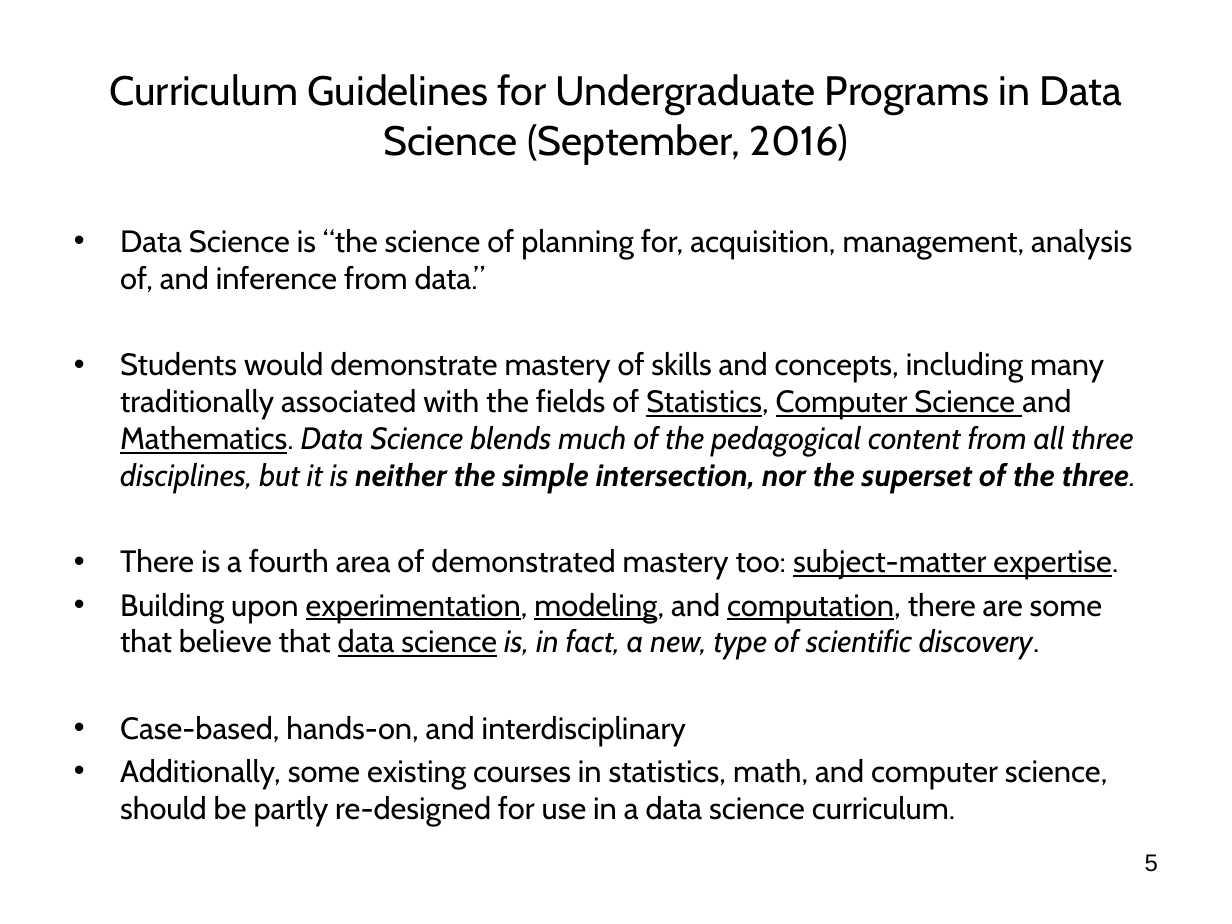
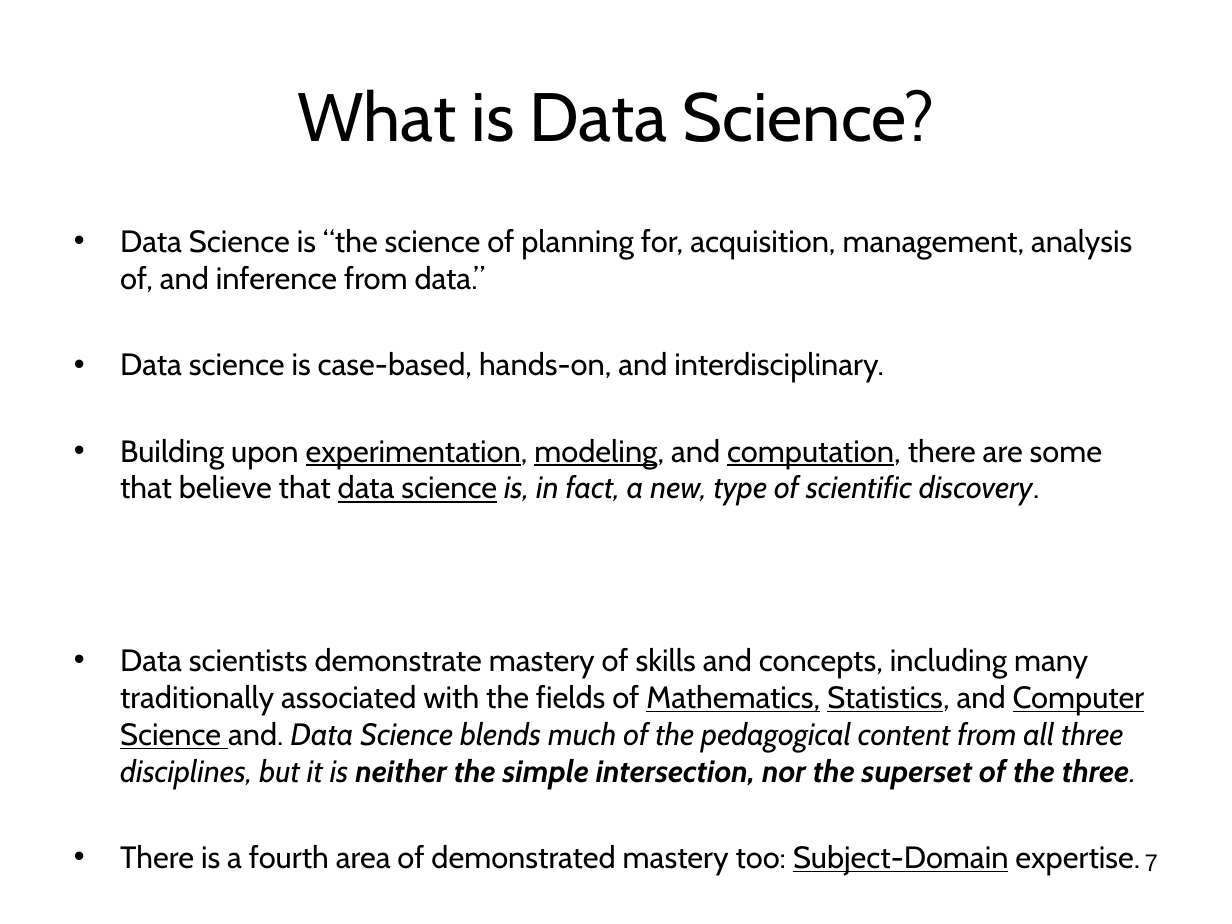
Before and after one commit to wsphd/datajam2018, a slide deck: slide 7 of dj2018.odp (slide 5 before the commit). Drawn at 1232x924 pixels with LibreOffice and Linux fonts; fonts in the diff are those of the drawing. Boxes give left, top, right and bottom in pixels: in the first picture for what was removed or moved away, otherwise in the second. Text is boxed around its words. In the diff, an @@ line names an element or a change of style, - is before the commit and + after.

```diff
--- a/dj2018.odp
+++ b/dj2018.odp
@@ title at [298, 89, 934, 142]: text changed; size 24 to 40 pt @@
-Curriculum Guidelines for Undergraduate Programs in Data Science (September, 2016)
+What is Data Science?
@@ text at [120, 352, 884, 382]: text changed @@
-• Students would demonstrate mastery of skills and concepts, including many traditionally associated with the fields of Statistics, Computer Science and Mathematics. Data Science blends much of the pedagogical content from all three disciplines, but it is neither the simple intersection, nor the superset of the three.
-• There is a fourth area of demonstrated mastery too: subject-matter expertise.
+• Data science is case-based, hands-on, and interdisciplinary.
@@ text at [120, 648, 1145, 875]: text changed @@
-• Case-based, hands-on, and interdisciplinary
-• Additionally, some existing courses in statistics, math, and computer science, should be partly re-designed for use in a data science curriculum.
+• Data scientists demonstrate mastery of skills and concepts, including many traditionally associated with the fields of Mathematics, Statistics, and Computer Science and. Data Science blends much of the pedagogical content from all three disciplines, but it is neither the simple intersection, nor the superset of the three.
+• There is a fourth area of demonstrated mastery too: Subject-Domain expertise.
@@ page number at [1145, 854, 1158, 871]: text changed @@
-5
+7
```
Also in this commit, not shown: 8 other slides changed, 13 slides added, 8 slides removed, 1 other file.
